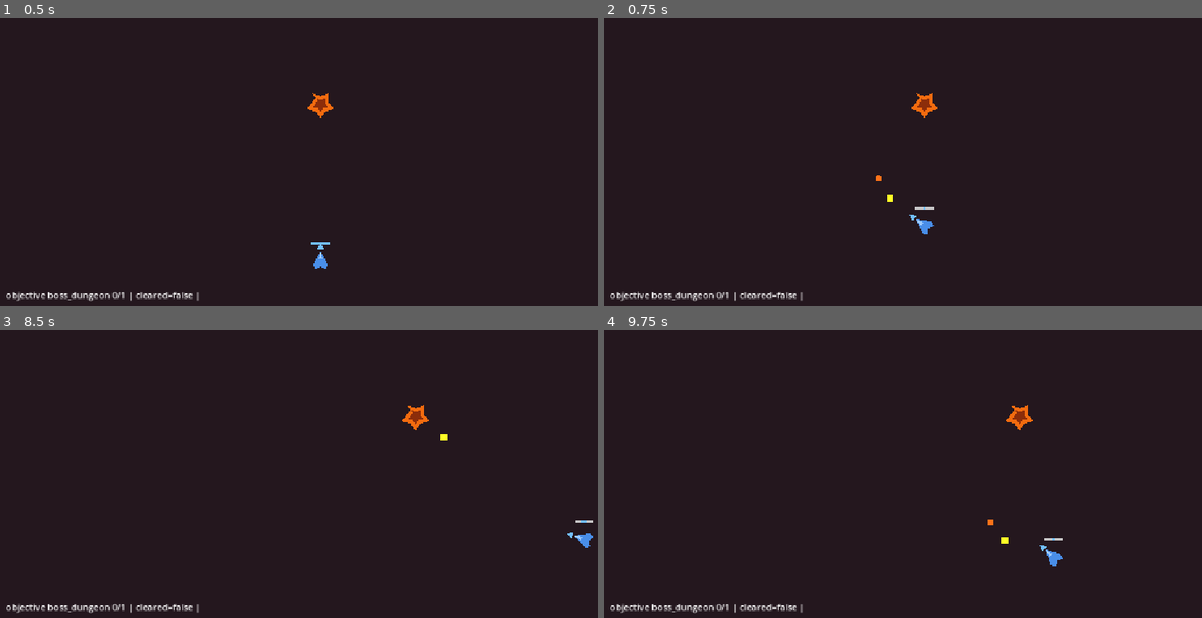
Above: before the commit, frames 1-4 (two rows, left to right).
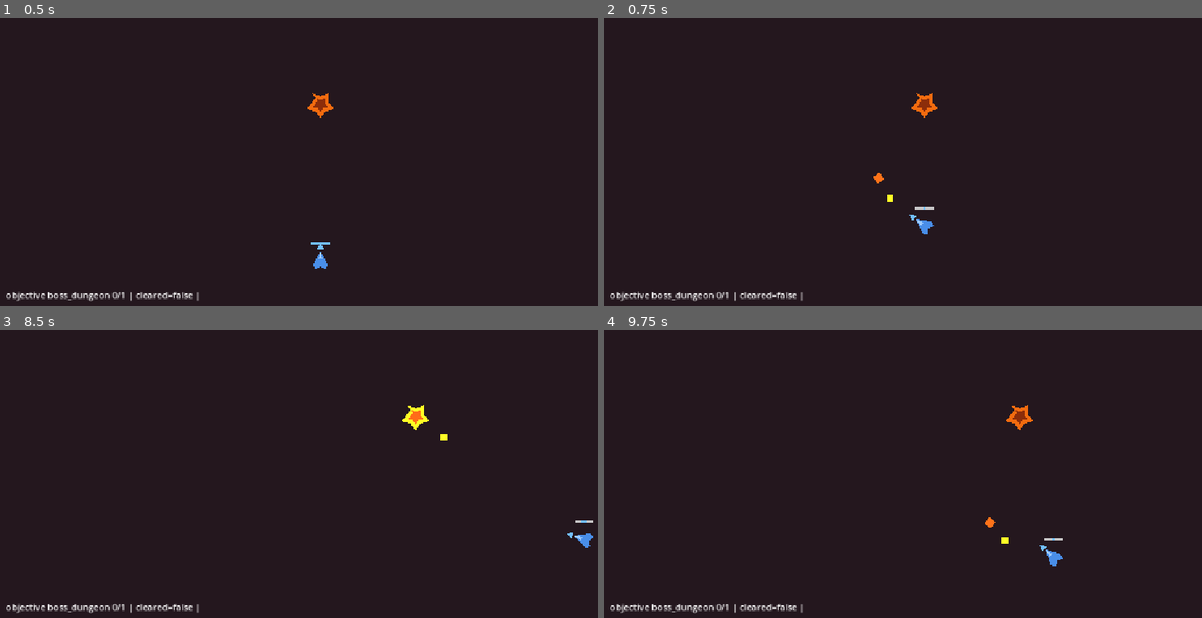
Above: after the commit, the same moments.

Repository: BestestGameStudio/gangU
Game: Godot game, scene res://scenes/test_dungeon_boss.tscn
Same seed, same stepped clock (60 frames per second), same inputs: the game is played once before the commit and once after it. This scene is started directly instead of the project's main scene.
Inputs (mouse positions are in pixels of both pictures, inside the frame that each line leads up to):
- Up to frame 1 (0.5 s): no input
- Up to frame 2 (0.75 s): tap Enter at 0.5 s; move the mouse to (891, 202) at 0.52 s; hold W (move_up) from 0.53 s (still down); hold Space (cast) from 0.53 s (still down)
- Up to frame 3 (8.5 s): move the mouse to (514, 497) at 1.27 s; release Space (cast) at 1.28 s; tap Space (cast) at 1.35, 2, 3.05, 4.35, 6.05, 7.55 s; move the mouse to (125, 387) at 2.02 s; release W (move_up) at 2.03 s; hold Space (cast) 2.03-2.78 s; hold A (move_left) 2.03-3.53 s; tap Tab at 2.1, 5.85 s; move the mouse to (352, 442) at 2.77 s; tap 1 at 2.85, 6.6 s; move the mouse to (221, 350) at 3.52 s; hold S (move_down) 3.53-4.28 s; hold Space (cast) 3.53-4.28 s; tap Enter at 3.6, 7.35 s; move the mouse to (460, 422) at 4.27 s; hold D (move_right) 4.28-5.03 s; move the mouse to (191, 459) at 5.02 s; hold W (move_up) 5.03-5.78 s; hold Space (cast) 5.03-5.78 s; move the mouse to (382, 361) at 5.77 s; hold D (move_right) 5.78-8.03 s; move the mouse to (287, 514) at 6.52 s; hold Space (cast) 6.53-7.28 s; move the mouse to (514, 497) at 7.27 s; move the mouse to (125, 387) at 8.02 s; hold S (move_down) from 8.03 s (still down); hold Space (cast) from 8.03 s (still down)
- Up to frame 4 (9.75 s): move the mouse to (956, 442) at 8.77 s; release S (move_down) at 8.78 s; release Space (cast) at 8.78 s; hold A (move_left) 8.78-9.53 s; tap Space (cast) at 8.85 s; move the mouse to (825, 350) at 9.52 s; hold W (move_up) from 9.53 s (still down); hold Space (cast) from 9.53 s (still down); tap Tab at 9.6 s

Frame 1 is identical in both runs. In frame 2, less than 0.1% of the frame differs, in the area x 45-47%, y 53-58%; in frame 3, 0.2%, in the area x 67-72%, y 26-35%; in frame 4, less than 0.1%.

Commit message:
[P109] Fire Ball responsiveness: swept hits, hit flash, radius 9, spin/pulse
Tracks issue #109. Swept shape-query hit detection (no tunneling at low fps),
enemy hit flash (additive), Fire Ball radius 7->9 (user-suggested), code-drawn
spin+pulse. test109: 6/6 on branch, 4 meaningful FAILs on pre-fix base
(tunneling reproduced at 18tps: 2/8 phases missed).

Diff:
--- a/resources/spells/fire_ball.tres
+++ b/resources/spells/fire_ball.tres
@@ -7,7 +7,7 @@
 spell_name = "Fire Ball"
 cooldown = 1.2
 damage = 25.0
-radius = 7.0
+radius = 9.0
 tags = Array[StringName]([&"projectile", &"burn"])
 range = 420.0
 projectile_speed = 900.0
--- a/scripts/enemy.gd
+++ b/scripts/enemy.gd
@@ -66,15 +66,28 @@
 	if _player == null:
 		push_warning("Enemy: no player target (no player_path and no 'player' group member); standing idle.")
 
+## #109: hit feedback - brief over-bright flash so a registered hit is
+## visible even when the enemy survives (25 dmg vs 30 hp). Additive only.
+var _flash_t: float = 0.0
+const FLASH_TIME: float = 0.12
+
 func apply_damage(amount: int) -> void:
 	if hp <= 0:
 		return
 	hp = clampi(hp - amount, 0, max_hp)
+	_flash_t = FLASH_TIME
+	modulate = Color(2.4, 2.4, 2.4)
 	health_changed.emit(hp, max_hp)
 	if hp == 0:
 		died.emit()
 		_spawn_reward_drop()
 		queue_free()
+
+func _process(delta: float) -> void:
+	if _flash_t > 0.0:
+		_flash_t -= delta
+		if _flash_t <= 0.0:
+			modulate = Color.WHITE
 
 func _physics_process(delta: float) -> void:
 	if _behavior != null:
--- a/scripts/projectile.gd
+++ b/scripts/projectile.gd
@@ -14,6 +14,14 @@
 const HOMING_RANGE: float = 400.0 ## steer only toward enemies within this range
 const HOMING_TURN_RATE: float = 6.0 ## max turn in rad/s
 
+## #109: visual feel (code-drawn, flat geometric - style direction).
+const SPIN_RATE: float = 12.0 ## rad/s diamond spin
+const PULSE_RATE: float = 10.0 ## rad/s scale pulse
+const PULSE_AMP: float = 0.15 ## +/-15% scale pulse
+
+var _vis_t: float = 0.0
+var _vis_base: Vector2 = Vector2.ONE
+
 func setup(p_spell: Spell, p_direction: Vector2, p_source: Node2D) -> void:
 	spell = p_spell
 	direction = p_direction.normalized()
@@ -27,6 +35,7 @@
 	var _vis_scale := spell.radius / 4.0 # Visual polygon is authored at radius 4
 	$Visual.scale = Vector2(_vis_scale, _vis_scale)
 	body_entered.connect(_on_body_entered)
+	_vis_base = $Visual.scale
 
 func _physics_process(delta: float) -> void:
 	# #37: a HOMING-tagged spell steers BEFORE moving - toward the nearest
@@ -36,10 +45,25 @@
 	if spell.tags.has(SpellTags.HOMING):
 		_steer(delta)
 	var step: float = spell.projectile_speed * delta
+	# #109: swept hit detection - move first, then sweep the circle along the
+	# whole path so a frame step larger than the hit envelope (low/janky fps
+	# on the web export) can never tunnel through a body between frames.
+	# Per-frame body_entered overlap remains as the ordinary path; the sweep
+	# only catches what it would miss (once-per-body guard dedupes).
+	var from: Vector2 = global_position
 	position += direction * step
+	_sweep_hits(from, direction * step)
+	if is_queued_for_deletion():
+		return
 	_traveled += step
 	if _traveled >= spell.range:
 		queue_free()
+		return
+	# #109: code-drawn cast feel - the diamond spins and pulses while flying.
+	_vis_t += delta
+	$Visual.rotation += SPIN_RATE * delta
+	var pulse: float = 1.0 + PULSE_AMP * sin(_vis_t * PULSE_RATE)
+	$Visual.scale = _vis_base * pulse
 
 func _steer(delta: float) -> void:
 	var best: Node2D = null
@@ -80,3 +104,22 @@
 		if spell.tags.has(SpellTags.PIERCING):
 			return
 	queue_free()
+
+## #109: sweep the hit circle from `from` along `motion`; every body the path
+## crosses takes the hit even if no single physics frame overlaps it.
+func _sweep_hits(from: Vector2, motion: Vector2) -> void:
+	var params := PhysicsShapeQueryParameters2D.new()
+	params.shape = $CollisionShape2D.shape
+	params.transform = Transform2D(direction.angle(), from)
+	params.motion = motion
+	params.collision_mask = collision_mask
+	params.collide_with_bodies = true
+	params.collide_with_areas = false
+	var hits: Array[Dictionary] = get_world_2d().direct_space_state.intersect_shape(params, 8)
+	for h in hits:
+		var b: Node2D = h.get("collider")
+		if b == null or b == source or _hit_bodies.has(b):
+			continue
+		_on_body_entered(b)
+		if is_queued_for_deletion():
+			return
--- /dev/null
+++ b/scripts/test109_fireball_responsive.gd
@@ -0,0 +1,107 @@
+extends SceneTree
+## #109 acceptance driver (headless). Proves Fire Ball responsiveness fixes:
+##   swept   - at 18 physics tps (50px steps > 2x envelope) the projectile
+##             still registers on a stationary enemy for EVERY phase offset
+##             (pre-fix tunneling misses phases)
+##   flash   - apply_damage triggers the over-bright hit flash, then restores
+##   radius  - shipped Fire Ball hit radius is the more forgiving 9.0
+##   feel    - projectile Visual spins and pulses while flying
+## Legs swept/flash/radius/feel FAIL on the old base - meaningful negative.
+
+var fails := 0
+var phase := 0
+var t := 0.0
+
+var _enemy: CharacterBody2D
+var _projs: Array = []
+var _fireball: Spell
+var _root2d: Node2D
+var _sweep_idx := 0
+var _sweep_misses := 0
+const SWEEP_DISTANCES: Array[float] = [100.0, 104.0, 108.0, 112.0, 116.0, 120.0, 124.0, 128.0]
+
+func _check(label: String, ok: bool) -> void:
+	if not ok:
+		fails += 1
+	print("[109] ", label, " -> ", "PASS" if ok else "FAIL")
+
+func _initialize() -> void:
+	_root2d = Node2D.new()
+	root.add_child(_root2d)
+	_fireball = load("res://resources/spells/fire_ball.tres")
+	_check("radius: shipped Fire Ball radius is 9.0 (was 7.0)", is_equal_approx(_fireball.radius, 9.0))
+	Engine.physics_ticks_per_second = 18 # degraded frame rate: 50px steps
+	_spawn_enemy(Vector2(SWEEP_DISTANCES[0], 0))
+	_fire_at_enemy()
+
+func _spawn_enemy(at: Vector2) -> void:
+	if _enemy != null and is_instance_valid(_enemy):
+		_enemy.queue_free()
+	_enemy = load("res://scenes/enemy.tscn").instantiate()
+	_enemy.speed = 0.0 # stationary target: pure registration measurement
+	_enemy.position = at
+	_root2d.add_child(_enemy)
+
+func _fire_at_enemy() -> void:
+	var p: Projectile = load("res://scenes/projectile.tscn").instantiate()
+	p.setup(_fireball, Vector2.RIGHT, _root2d)
+	p.position = Vector2.ZERO
+	_root2d.add_child(p)
+	_projs.append(p)
+
+func _process(delta: float) -> bool:
+	t += delta
+	match phase:
+		0: # swept registration, one distance at a time
+			if t > 1.0:
+				if is_instance_valid(_enemy) and _enemy.hp >= _enemy.max_hp:
+					_sweep_misses += 1
+				if not is_instance_valid(_enemy):
+					pass # died = registered
+				_sweep_idx += 1
+				if _sweep_idx < SWEEP_DISTANCES.size():
+					_spawn_enemy(Vector2(SWEEP_DISTANCES[_sweep_idx], 0))
+					_fire_at_enemy()
+					t = 0.0
+				else:
+					_check("swept: 18tps 50px steps register at ALL 8 phase offsets (misses=%d)" % _sweep_misses, _sweep_misses == 0)
+					Engine.physics_ticks_per_second = 60
+					phase = 1
+					t = 0.0
+		1: # flash on non-lethal damage
+			if t > 0.3:
+				_spawn_enemy(Vector2(400, 400))
+				_enemy.apply_damage(10)
+				_check("flash: non-lethal hit brightens the enemy that frame", _enemy.modulate.r > 1.5)
+				phase = 2
+				t = 0.0
+		2:
+			if t > 0.3:
+				_check("flash: modulate restores after the flash window",
+					is_instance_valid(_enemy) and _enemy.modulate.is_equal_approx(Color.WHITE))
+				var p: Projectile = load("res://scenes/projectile.tscn").instantiate()
+				p.setup(_fireball, Vector2.RIGHT, _root2d)
+				p.position = Vector2(-600, -600)
+				_root2d.add_child(p)
+				_projs.append(p)
+				phase = 3
+				t = 0.0
+		3: # spin/pulse over ~0.3s of flight
+			if t > 0.05:
+				var p: Projectile = _projs.back()
+				_check("feel: visual scale is radius-scaled base (9/4=2.25)",
+					is_instance_valid(p) and absf(p.get_node("Visual").scale.x - 2.25) < 0.6)
+				phase = 4
+				t = 0.0
+		4:
+			if t > 0.25:
+				var p: Projectile = _projs.back()
+				if is_instance_valid(p):
+					_check("feel: diamond spins in flight (rotation advanced)", absf(p.get_node("Visual").rotation) > 1.0)
+				else:
+					_check("feel: diamond spins in flight (rotation advanced)", false)
+				if fails == 0:
+					print("[109] ALL PASS")
+				print("[109] DONE fails=", fails)
+				quit()
+	return false
Not shown, added: scripts/test109_fireball_responsive.gd.uid
